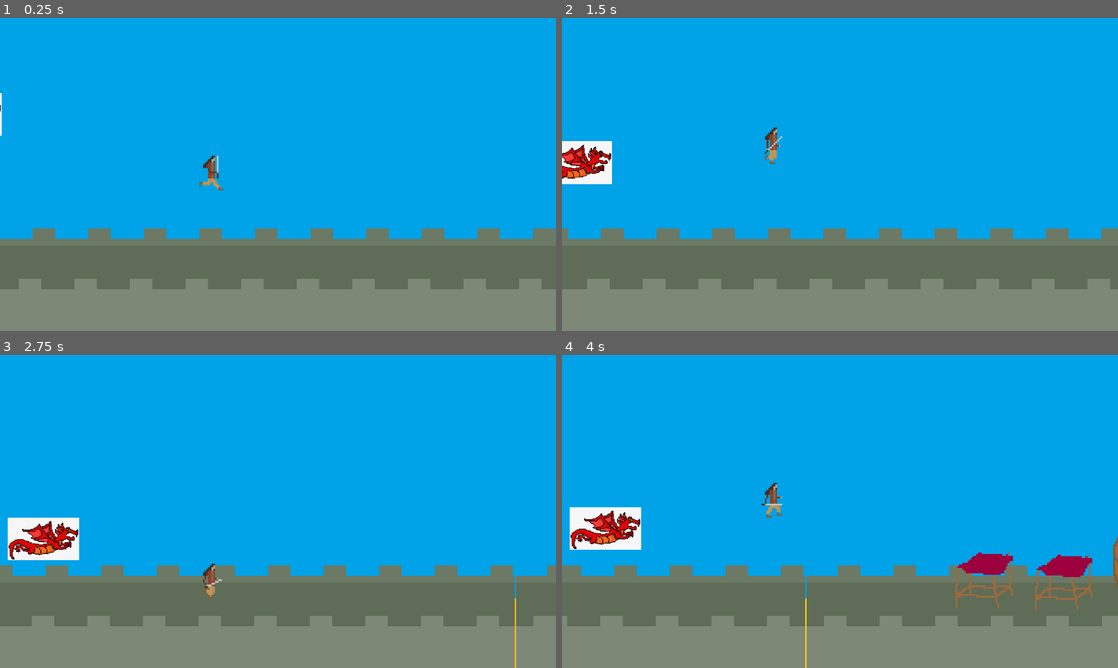
Above: before the commit, frames 1-4 (two rows, left to right).
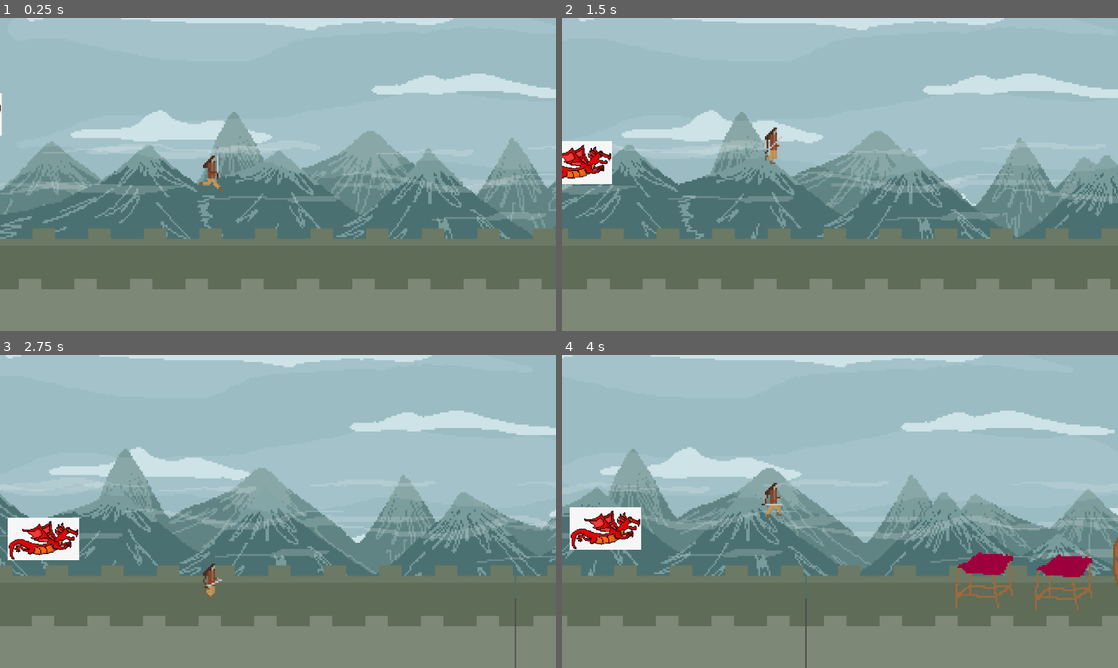
Above: after the commit, the same moments.

Repository: Noarkhh/HacknarokGameJam2023
Game: Godot game, scene res://main_scene.tscn
Same seed, same stepped clock (60 frames per second), same inputs: the game is played once before the commit and once after it.
Inputs:
- Up to frame 1 (0.25 s): no input
- Up to frame 2 (1.5 s): tap Enter (ui_accept) at 0.5, 0.77 s; hold Right (ui_right) from 0.53 s (still down); tap A (key_a) at 0.6 s; tap D (key_d) at 1.35 s
- Up to frame 3 (2.75 s): tap Enter (ui_accept) at 1.52 s; release Right (ui_right) at 2.03 s; hold Left (ui_left) from 2.03 s (still down); hold Shift (key_shift) from 2.03 s (still down)
- Up to frame 4 (4 s): release Left (ui_left) at 2.78 s; release Shift (key_shift) at 2.78 s; hold Right (ui_right) from 2.78 s (still down); tap A (key_a) at 2.85 s; tap Enter (ui_accept) at 3.02, 3.77 s; tap D (key_d) at 3.6 s

The runs differ from the first frame. In frame 1, 69% of the frame differs, in the area x 0-100%, y 0-71%; in frame 2, 68%; in frame 3, 68%; in frame 4, 67%.

Commit message:
added paralax background

Diff:
--- /dev/null
+++ b/background/background.tscn
@@ -0,0 +1,27 @@
+[gd_scene load_steps=7 format=3 uid="uid://cgd0txrrf22r7"]
+
+[ext_resource type="PackedScene" uid="uid://kos843ev5kfv" path="res://background/sky.tscn" id="1_85b7m"]
+[ext_resource type="PackedScene" uid="uid://b8o77ptxqwy7" path="res://background/mountains_1_layer.tscn" id="1_gmo2i"]
+[ext_resource type="PackedScene" uid="uid://dq73oy7ha1k7y" path="res://background/fog_1_layer.tscn" id="1_v2ebu"]
+[ext_resource type="PackedScene" uid="uid://b573e305hq827" path="res://background/fog_2_layer.tscn" id="3_ac3fu"]
+[ext_resource type="PackedScene" uid="uid://cgnto6t2jfi2w" path="res://background/mountains_2_layer.tscn" id="4_ye5bu"]
+[ext_resource type="PackedScene" uid="uid://p64vlfp0p732" path="res://background/clouds.tscn" id="6_y5fof"]
+
+[node name="Background" type="Node2D"]
+
+[node name="Sky" parent="." instance=ExtResource("1_85b7m")]
+
+[node name="Mountains2Layer" parent="." instance=ExtResource("4_ye5bu")]
+speed = 100.0
+
+[node name="Fog2Layer" parent="." instance=ExtResource("3_ac3fu")]
+speed = 125.0
+
+[node name="Mountains1Layer" parent="." instance=ExtResource("1_gmo2i")]
+speed = 150.0
+
+[node name="Fog1Layer" parent="." instance=ExtResource("1_v2ebu")]
+speed = 200.0
+
+[node name="Clouds" parent="." instance=ExtResource("6_y5fof")]
+speed = 40.0
--- /dev/null
+++ b/background/background_layer.gd
@@ -0,0 +1,19 @@
+extends Node2D
+
+@export var speed = 20.0
+# Called when the node enters the scene tree for the first time.
+func _ready():
+	pass # Replace with function body.
+
+
+# Called every frame. 'delta' is the elapsed time since the previous frame.
+func _process(delta):
+	$Sprite2D.position += Vector2.LEFT * speed * delta
+	$Sprite2D2.position += Vector2.LEFT * speed * delta
+
+	print($Sprite2D.position)
+
+	if ($Sprite2D.position.x <= -1280):
+		$Sprite2D.position.x = $Sprite2D2.position.x + 1280 * 2
+	elif ($Sprite2D2.position.x <= -1280):
+		$Sprite2D2.position.x = $Sprite2D.position.x + 1280 * 2
--- /dev/null
+++ b/background/background_layer.tscn
@@ -0,0 +1,16 @@
+[gd_scene load_steps=2 format=3 uid="uid://bf3v0fo8u2hgm"]
+
+[ext_resource type="Script" path="res://background/background_layer.gd" id="1_w5rj1"]
+
+[node name="BackgroundLayer" type="Node2D"]
+script = ExtResource("1_w5rj1")
+
+[node name="Sprite2D" type="Sprite2D" parent="."]
+texture_filter = 1
+position = Vector2(-1280, 200)
+scale = Vector2(4, 4)
+
+[node name="Sprite2D2" type="Sprite2D" parent="."]
+texture_filter = 1
+position = Vector2(1280, 200)
+scale = Vector2(4, 4)
--- /dev/null
+++ b/background/clouds.tscn
@@ -0,0 +1,12 @@
+[gd_scene load_steps=3 format=3 uid="uid://p64vlfp0p732"]
+
+[ext_resource type="PackedScene" uid="uid://bf3v0fo8u2hgm" path="res://background/background_layer.tscn" id="1_ka4vj"]
+[ext_resource type="Texture2D" path="res://assets/clouds.png" id="2_3tomk"]
+
+[node name="Clouds" instance=ExtResource("1_ka4vj")]
+
+[node name="Sprite2D" parent="." index="0"]
+texture = ExtResource("2_3tomk")
+
+[node name="Sprite2D2" parent="." index="1"]
+texture = ExtResource("2_3tomk")
--- /dev/null
+++ b/background/fog_1_layer.tscn
@@ -0,0 +1,14 @@
+[gd_scene load_steps=3 format=3 uid="uid://dq73oy7ha1k7y"]
+
+[ext_resource type="PackedScene" uid="uid://bf3v0fo8u2hgm" path="res://background/background_layer.tscn" id="1_wg0v8"]
+[ext_resource type="Texture2D" path="res://assets/mist1.png" id="2_nvydu"]
+
+[node name="Fog1Layer" instance=ExtResource("1_wg0v8")]
+
+[node name="Sprite2D" parent="." index="0"]
+position = Vector2(-1280, 150)
+texture = ExtResource("2_nvydu")
+
+[node name="Sprite2D2" parent="." index="1"]
+position = Vector2(1280, 150)
+texture = ExtResource("2_nvydu")
--- /dev/null
+++ b/background/fog_2_layer.tscn
@@ -0,0 +1,12 @@
+[gd_scene load_steps=3 format=3 uid="uid://b573e305hq827"]
+
+[ext_resource type="PackedScene" uid="uid://bf3v0fo8u2hgm" path="res://background/background_layer.tscn" id="1_bl6yx"]
+[ext_resource type="Texture2D" path="res://assets/mist2.png" id="2_qenb8"]
+
+[node name="Fog2Layer" instance=ExtResource("1_bl6yx")]
+
+[node name="Sprite2D" parent="." index="0"]
+texture = ExtResource("2_qenb8")
+
+[node name="Sprite2D2" parent="." index="1"]
+texture = ExtResource("2_qenb8")
--- /dev/null
+++ b/background/mountains_1_layer.tscn
@@ -0,0 +1,12 @@
+[gd_scene load_steps=3 format=3 uid="uid://b8o77ptxqwy7"]
+
+[ext_resource type="PackedScene" uid="uid://bf3v0fo8u2hgm" path="res://background/background_layer.tscn" id="1_rlw3q"]
+[ext_resource type="Texture2D" uid="uid://cq8qifgoro1nl" path="res://assets/mountains1.png" id="2_sdniv"]
+
+[node name="Mountains1Layer" instance=ExtResource("1_rlw3q")]
+
+[node name="Sprite2D" parent="." index="0"]
+texture = ExtResource("2_sdniv")
+
+[node name="Sprite2D2" parent="." index="1"]
+texture = ExtResource("2_sdniv")
--- /dev/null
+++ b/background/mountains_2_layer.tscn
@@ -0,0 +1,12 @@
+[gd_scene load_steps=3 format=3 uid="uid://cgnto6t2jfi2w"]
+
+[ext_resource type="PackedScene" uid="uid://bf3v0fo8u2hgm" path="res://background/background_layer.tscn" id="1_3rsfw"]
+[ext_resource type="Texture2D" uid="uid://egck0l1uwt1l" path="res://assets/mountains2.png" id="2_qpmdm"]
+
+[node name="Mountains2Layer" instance=ExtResource("1_3rsfw")]
+
+[node name="Sprite2D" parent="." index="0"]
+texture = ExtResource("2_qpmdm")
+
+[node name="Sprite2D2" parent="." index="1"]
+texture = ExtResource("2_qpmdm")
--- /dev/null
+++ b/background/sky.tscn
@@ -0,0 +1,12 @@
+[gd_scene load_steps=3 format=3 uid="uid://kos843ev5kfv"]
+
+[ext_resource type="PackedScene" uid="uid://bf3v0fo8u2hgm" path="res://background/background_layer.tscn" id="1_cmvxq"]
+[ext_resource type="Texture2D" path="res://assets/sky1.png" id="2_xfsri"]
+
+[node name="Sky" instance=ExtResource("1_cmvxq")]
+
+[node name="Sprite2D" parent="." index="0"]
+texture = ExtResource("2_xfsri")
+
+[node name="Sprite2D2" parent="." index="1"]
+texture = ExtResource("2_xfsri")
--- a/main_scene.tscn
+++ b/main_scene.tscn
@@ -1,20 +1,24 @@
-[gd_scene load_steps=6 format=3 uid="uid://b04gcujmvf2fx"]
+[gd_scene load_steps=7 format=3 uid="uid://b04gcujmvf2fx"]
 
 [ext_resource type="Texture2D" uid="uid://deleuw7scj0tg" path="res://Background.png" id="1_yvgyu"]
 [ext_resource type="PackedScene" uid="uid://c3ywqasnt5osa" path="res://src/Player/Player.tscn" id="2_27tub"]
 [ext_resource type="PackedScene" uid="uid://bc8f76w6nme4d" path="res://danger_scheduler.tscn" id="3_oo2km"]
 [ext_resource type="PackedScene" uid="uid://b0okavcmqim7e" path="res://dragons/laser_dragon.tscn" id="4_mpgmk"]
+[ext_resource type="PackedScene" uid="uid://cgd0txrrf22r7" path="res://background/background.tscn" id="5_acqpb"]
 
 [sub_resource type="RectangleShape2D" id="RectangleShape2D_1mddp"]
 size = Vector2(1280, 160)
 
 [node name="MainScene" type="StaticBody2D"]
 
+[node name="Background" parent="." instance=ExtResource("5_acqpb")]
+
 [node name="CollisionShape2D" type="CollisionShape2D" parent="."]
 position = Vector2(640, 640)
 shape = SubResource("RectangleShape2D_1mddp")
 
 [node name="Sprite2D" type="Sprite2D" parent="."]
+visible = false
 texture_filter = 1
 position = Vector2(640, 360)
 texture = ExtResource("1_yvgyu")
Binary file added: assets/clouds.png
Not shown, added: assets/clouds.png.import
Binary file added: assets/mist1.png
Not shown, added: assets/mist1.png.import
Binary file added: assets/mist2.png
Not shown, added: assets/mist2.png.import
Binary file added: assets/mountains1.png
Not shown, added: assets/mountains1.png.import
Binary file added: assets/mountains2.png
Not shown, added: assets/mountains2.png.import
Binary file added: assets/sky1.png
Not shown, added: assets/sky1.png.import
(and 1 more such lines)
